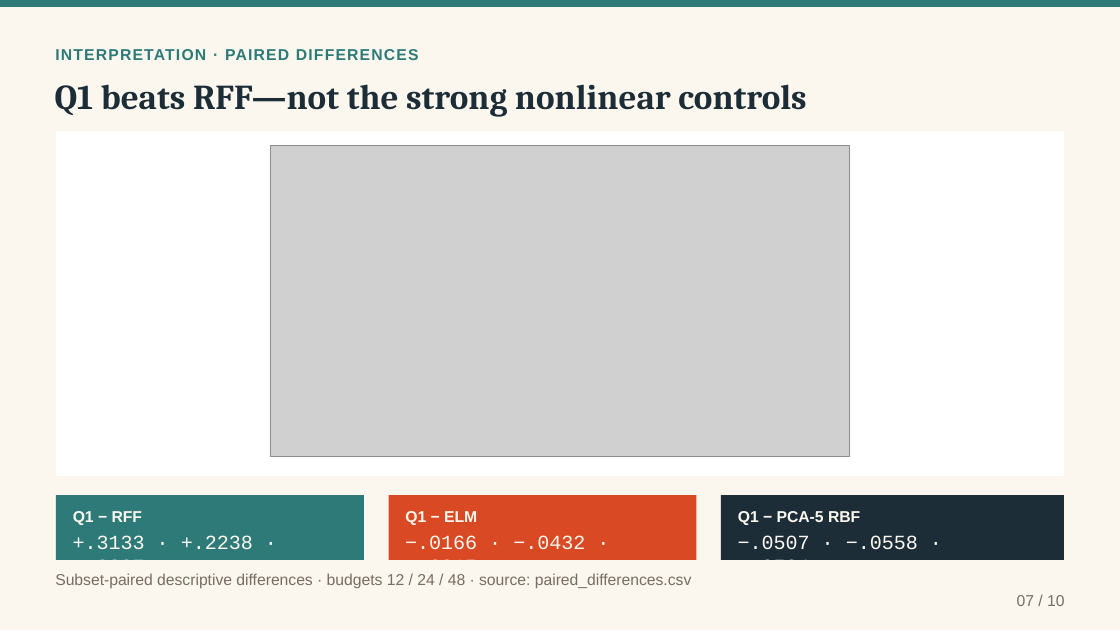
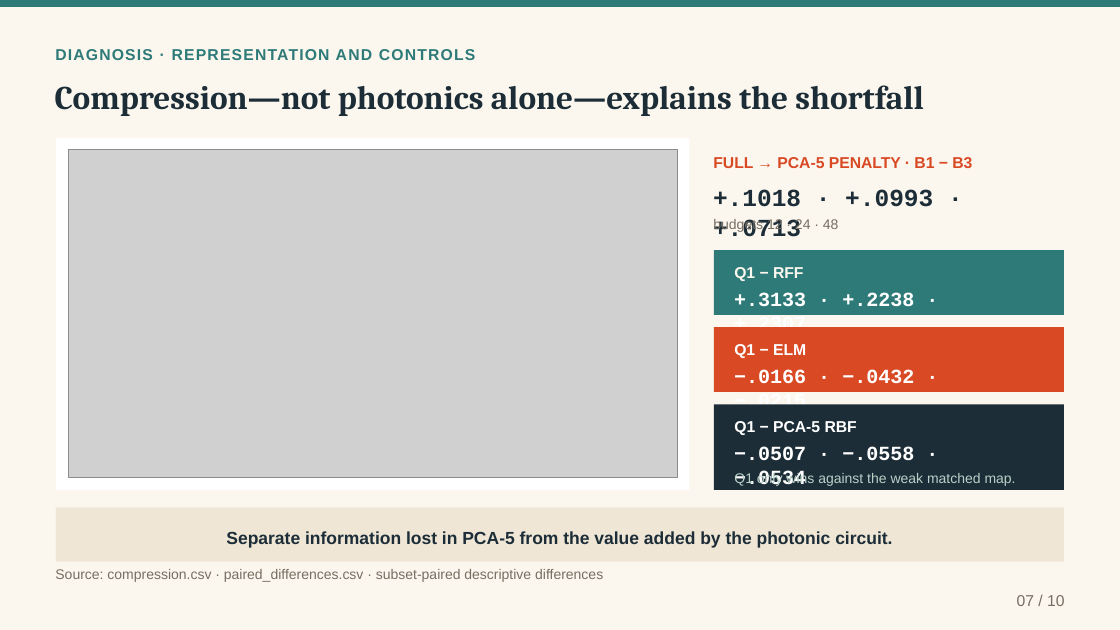
Before and after one commit to MonsieurNam/Quanova_Photonic_Defect_QML, a slide deck: slide 7 of deliverables/Quanova_Photonic_QML_Interview_Case_Study_20260911.pptx. Drawn at 1120x630 pixels with LibreOffice and Linux fonts; fonts in the diff are those of the drawing; grey boxes stand for pictures. Boxes give left, top, right and bottom in pixels: in the first picture for what was removed or moved away, otherwise in the second. Text is boxed around its words. In the diff, an @@ line names an element or a change of style, - is before the commit and + after.

```diff
--- a/deliverables/Quanova_Photonic_QML_Interview_Case_Study_20260911.pptx
+++ b/deliverables/Quanova_Photonic_QML_Interview_Case_Study_20260911.pptx
@@ text removed at (55,49,419,60) @@
-INTERPRETATION · PAIRED DIFFERENCES
@@ text added at (55,49,475,60), 13.5 pt, text #2D7A78, bold @@
+DIAGNOSIS · REPRESENTATION AND CONTROLS
@@ text at (55,85,924,116): text changed; size 30 to 28.5 pt @@
-Q1 beats RFF—not the strong nonlinear controls
+Compression—not photonics alone—explains the shortfall
@@ rectangle: place and size @@
-rectangle at (56,131,1065,476)
+rectangle at (56,139,690,491)
@@ picture removed at (271,145,850,457) @@
@@ picture added at (68,150,677,477) @@
@@ rectangle: place and size @@
-rectangle at (56,496,365,560)
+rectangle at (714,250,1065,315)
@@ text "Q1 − RFF": place and size @@
-text "Q1 − RFF" at (73,511,142,525)
+text "Q1 − RFF" at (734,267,803,281)
@@ text "+.3133 · +.2238 · +.2307": place and size @@
-text "+.3133 · +.2238 · +.2307" at (73,535,253,580)
+text "+.3133 · +.2238 · +.2307" at (734,292,914,337)
@@ rectangle: place and size @@
-rectangle at (388,496,697,560)
+rectangle at (714,328,1065,392)
@@ text "Q1 − ELM" at (734,344,806,358): text colour #FBF7EE to #FFFFFF @@
@@ text "Q1 − ELM": place and size @@
-text "Q1 − ELM" at (405,511,477,525)
+text "Q1 − ELM" at (734,344,806,358)
@@ text colour #FBF7EE to #FFFFFF, bold on in 3 elements at (734,446,914,491), (734,292,914,337), (734,369,914,414) @@
@@ text "−.0166 · −.0432 · −.0215": place and size @@
-text "−.0166 · −.0432 · −.0215" at (405,535,585,580)
+text "−.0166 · −.0432 · −.0215" at (734,369,914,414)
@@ rectangle: place and size @@
-rectangle at (721,496,1064,560)
+rectangle at (714,404,1065,490)
@@ text "Q1 − PCA-5 RBF": place and size @@
-text "Q1 − PCA-5 RBF" at (738,511,860,525)
+text "Q1 − PCA-5 RBF" at (734,421,857,435)
@@ text "Q1 − PCA-5 RBF" at (734,421,857,435): text colour #FBF7EE to #FFFFFF @@
@@ text "−.0507 · −.0558 · −.0534": place and size @@
-text "−.0507 · −.0558 · −.0534" at (738,535,918,560)
+text "−.0507 · −.0558 · −.0534" at (734,446,914,491)
@@ group added at (713,157,1016,487): 4 texts @@
+FULL → PCA-5 PENALTY · B1 − B3
++.1018 · +.0993 · +.0713
+budgets 12 · 24 · 48
+Q1 only wins against the weak matched map.
@@ rectangle added at (56,507,1065,562), fill #EFE6D5 @@
@@ text added at (226,531,892,548), 15 pt, text #1C2D38, bold @@
+Separate information lost in PCA-5 from the value added by the photonic circuit.
@@ text at (55,569,603,582): text changed; size 13.5 to 12 pt @@
-Subset-paired descriptive differences · budgets 12 / 24 / 48 · source: paired_differences.csv
+Source: compression.csv · paired_differences.csv · subset-paired descriptive differences
```
Also in this commit, not shown: 4 other slides changed, 5 slides added, 5 slides removed, 38 other files.
